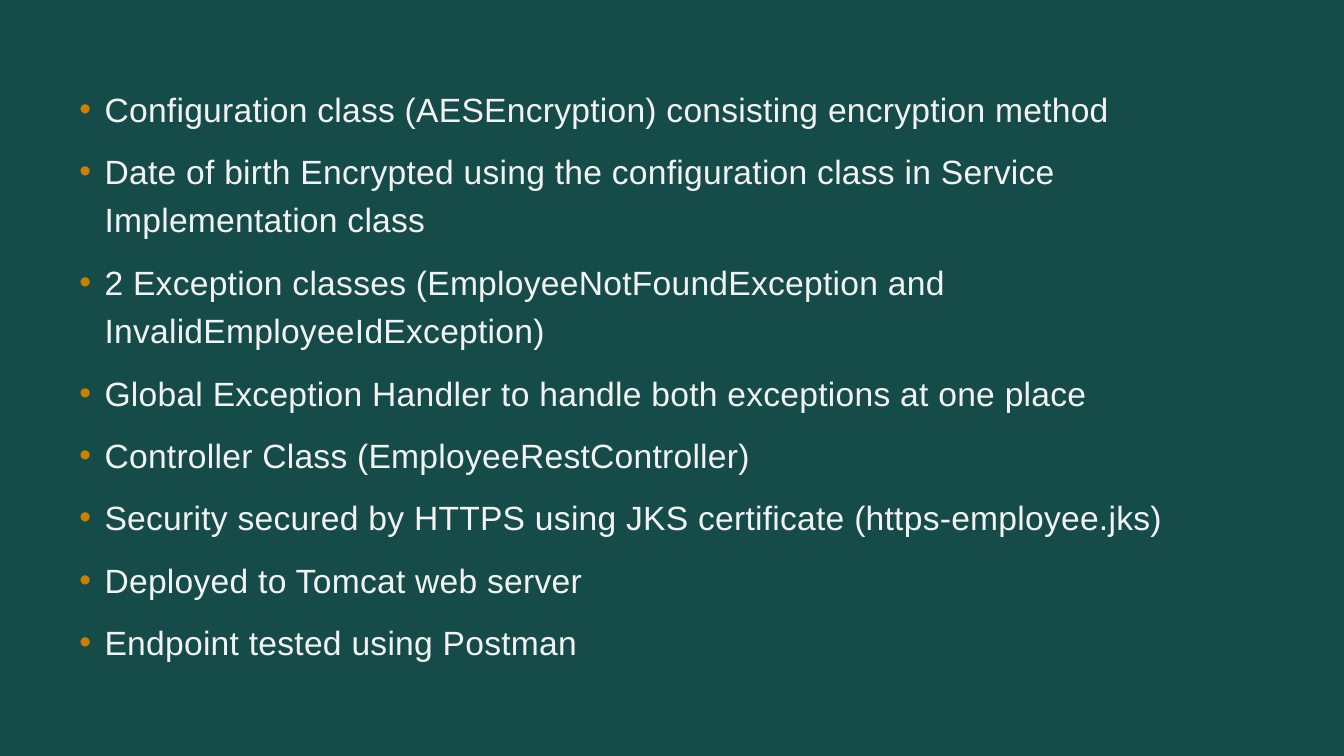
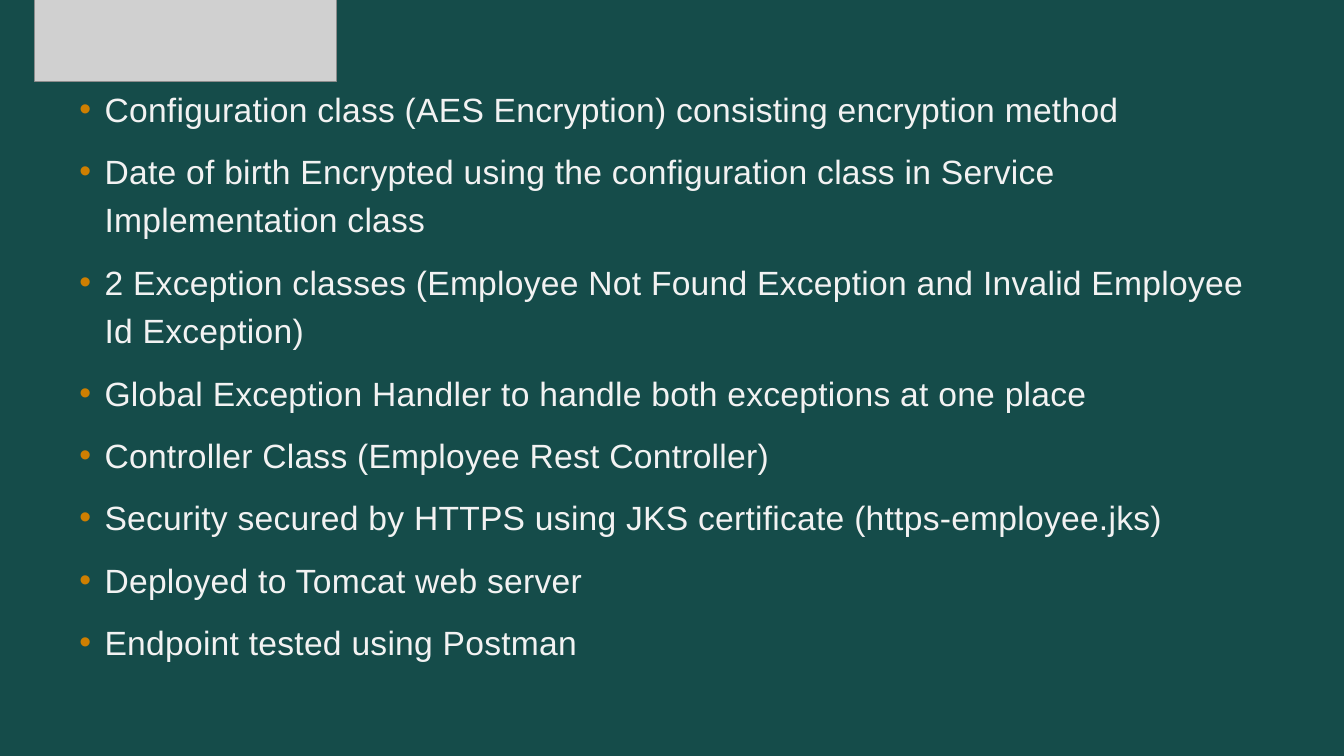
Before and after one commit to akshat-pareek/EmployeemanagementApplication, a slide deck: slide 8 of Capstone.pptx (slide 7 before the commit). Drawn at 1344x756 pixels with LibreOffice and Linux fonts; fonts in the diff are those of the drawing; grey boxes stand for pictures. Boxes give left, top, right and bottom in pixels: in the first picture for what was removed or moved away, otherwise in the second. Text is boxed around its words. In the diff, an @@ line names an element or a change of style, - is before the commit and + after.

```diff
--- a/Capstone.pptx
+++ b/Capstone.pptx
@@ picture added at box(34, 0, 337, 82) @@
@@ text at box(105, 97, 1118, 129): spaces changed @@
-• Configuration class (AESEncryption) consisting encryption method
+• Configuration class (AES Encryption) consisting encryption method
@@ text at box(105, 270, 1242, 350): spaces changed @@
-• 2 Exception classes (EmployeeNotFoundException and InvalidEmployeeIdException)
+• 2 Exception classes (Employee Not Found Exception and Invalid Employee Id Exception)
@@ text at box(105, 443, 768, 475): spaces changed @@
-• Controller Class (EmployeeRestController)
+• Controller Class (Employee Rest Controller)
```
Also in this commit, not shown: 16 other slides changed, 1 slide added.
